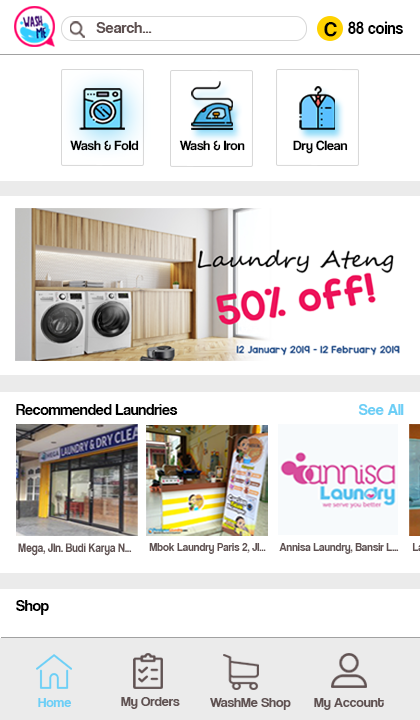
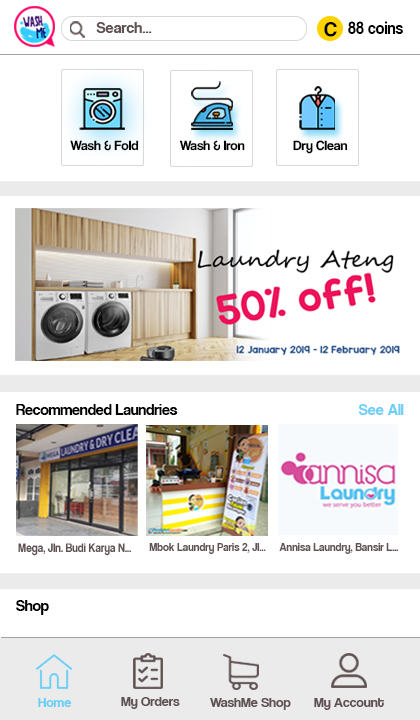
Layer changes from the first 420 × 720 image to the second:
removed layer "Layer 13 copy" over [409, 424, 420, 536]
removed layer "Laundry Fresco, Jln. Pari..." over [412, 543, 420, 551]
